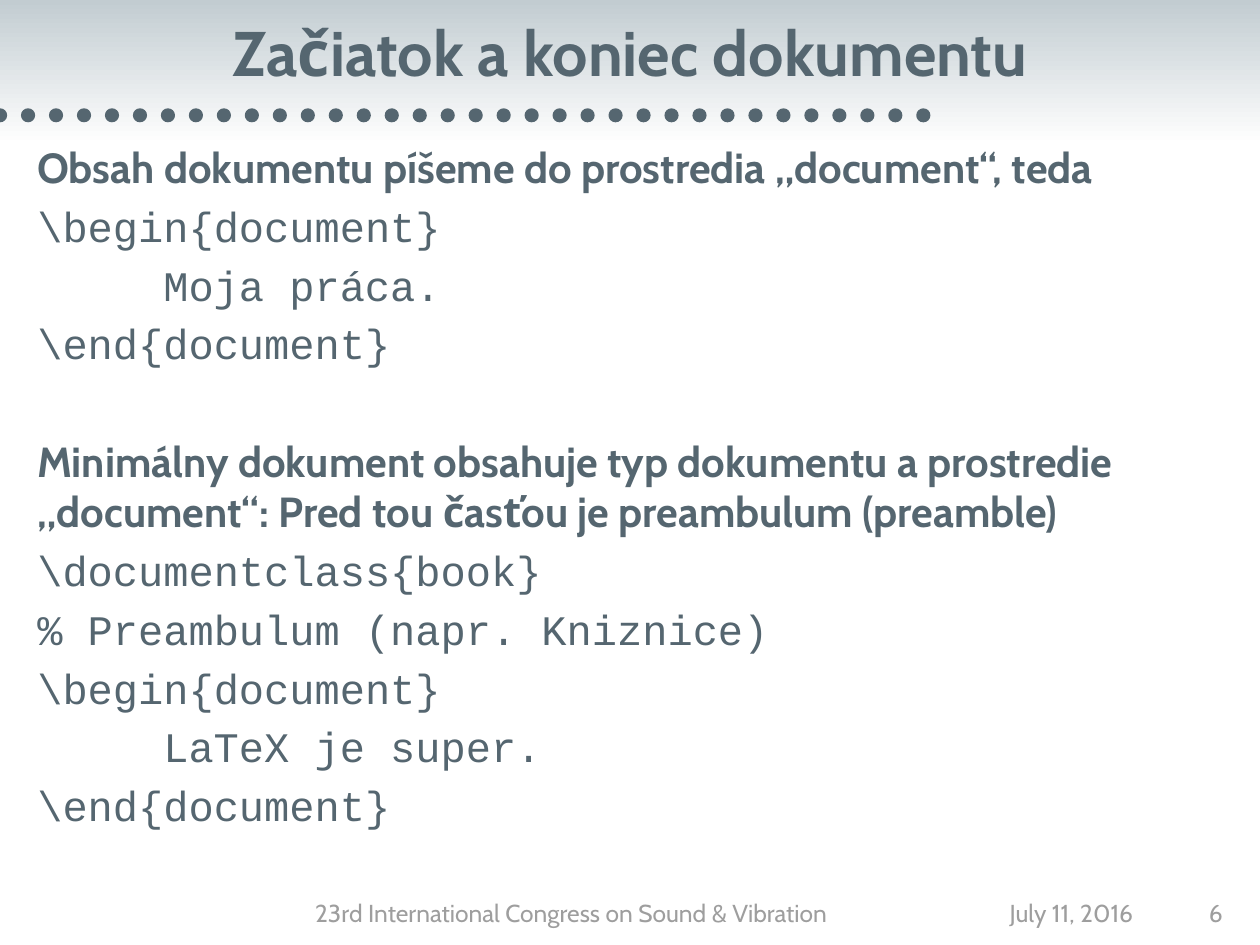
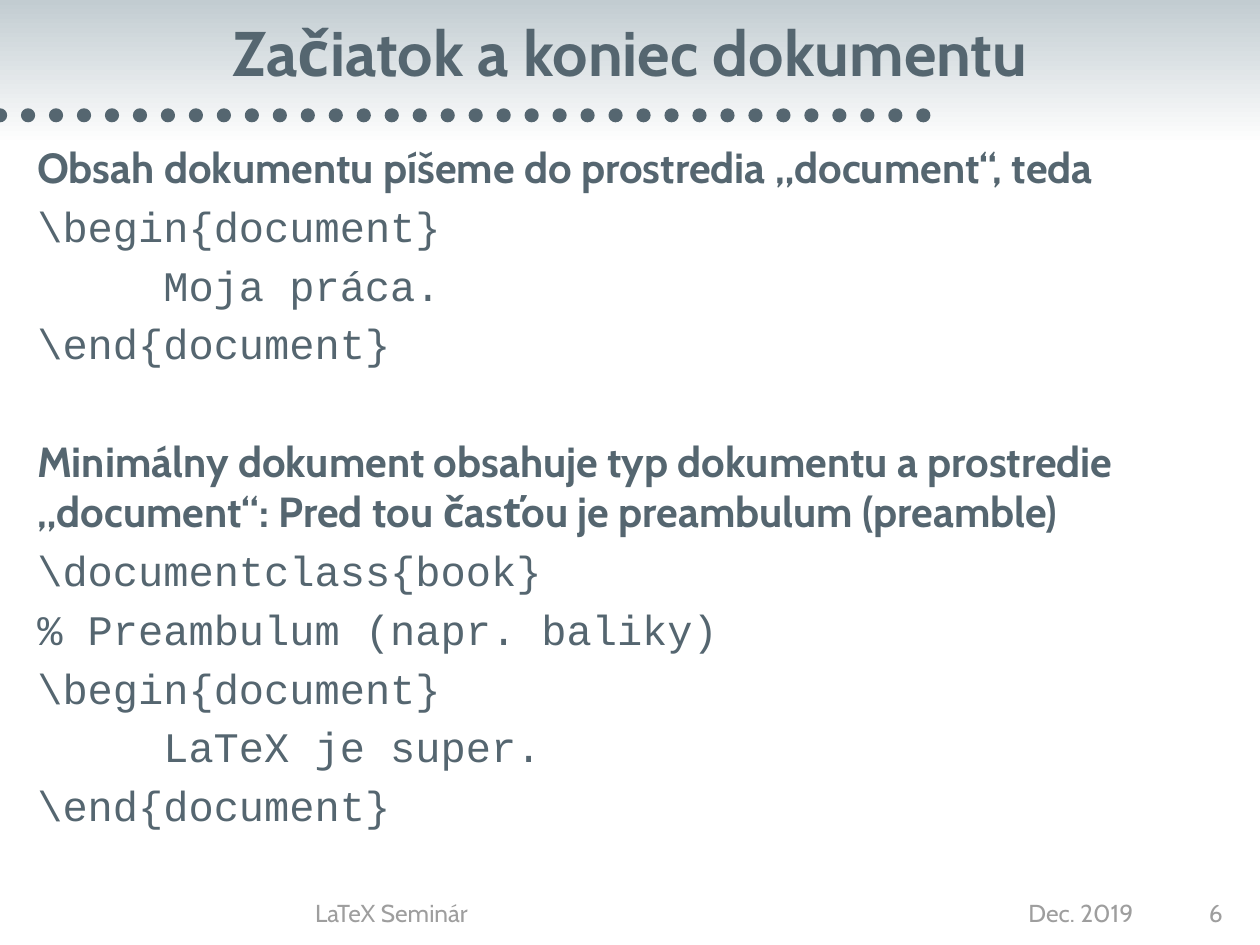
Before and after one commit to gergelytakacs/STU-thesis, a slide deck: slide 6 of tutorial/LaTeX_Takacs.pptx. Drawn at 1260x945 pixels with LibreOffice and Linux fonts; fonts in the diff are those of the drawing; background and template pictures are left out. Boxes give left, top, right and bottom in pixels: in the first picture for what was removed or moved away, otherwise in the second. Text is boxed around its words. In the diff, an @@ line names an element or a change of style, - is before the commit and + after.

```diff
--- a/tutorial/LaTeX_Takacs.pptx
+++ b/tutorial/LaTeX_Takacs.pptx
@@ text at (88,614,717,654): text changed @@
-% Preambulum (napr. Kniznice)
+% Preambulum (napr. baliky)
@@ text at (315,904,468,922): text changed @@
-23rd International Congress on Sound & Vibration
+LaTeX Seminár
@@ text at (1028,904,1133,922): text changed @@
-July 11, 2016
+Dec. 2019
```
Also in this commit, not shown: 48 other slides changed, 41 other files.
